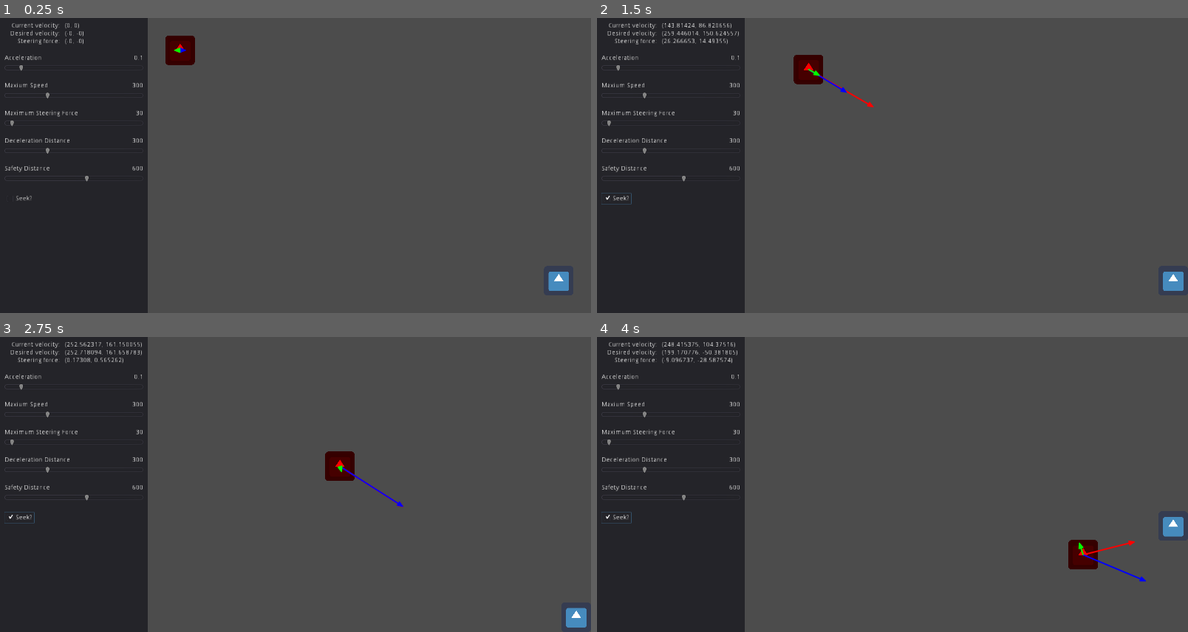
Above: before the commit, frames 1-4 (two rows, left to right).
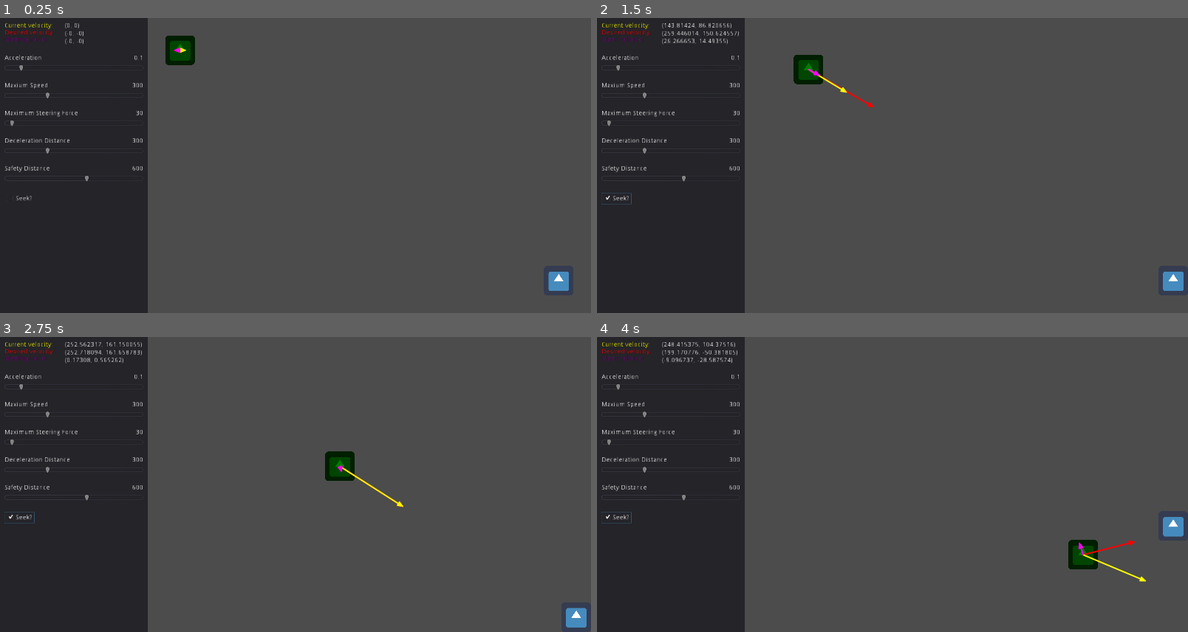
Above: after the commit, the same moments.

Repository: FredoLaPower/steering-behaviors
Game: Godot game, scene res://SeekFlee/SeekFlee.tscn
The game is run twice, just before and just after one commit, with the same random seed, the same clock (stepped at 60 frames per second) and the same inputs. The engine's default icon, where the game draws it, is replaced by a stand-in: a white triangle on a blue panel in a dark square.
Inputs:
- Up to frame 1 (0.25 s): no input
- Up to frame 2 (1.5 s): click "Seek?" at 0.5 s; hold Right (player_right) from 1.28 s (still down)
- Up to frame 3 (2.75 s): release Right (player_right) at 2.03 s; hold Down (player_down) from 2.03 s (still down)
- Up to frame 4 (4 s): release Down (player_down) at 2.78 s; hold Right (player_right) 2.78-3.53 s; hold Up (player_up) from 3.53 s (still down)

The runs differ from the first frame. In frame 1, 0.8% of the frame differs, in the area x 0-33%, y 1-16%; in frame 2, 0.8%; in frame 3, 0.8%, in the area x 0-69%, y 1-58%; in frame 4, 0.8%.

Commit message:
Crafted with love <3

Diff:
--- a/SeekFlee/SeekFlee.tscn
+++ b/SeekFlee/SeekFlee.tscn
@@ -39,7 +39,7 @@
 TARGET = NodePath("../Player")
 
 [node name="Sprite" type="Sprite" parent="Automaton"]
-modulate = Color( 1, 0, 0, 1 )
+modulate = Color( 0, 0.494118, 0, 1 )
 texture = ExtResource( 7 )
 
 [node name="Collider" type="CollisionShape2D" parent="Automaton"]
@@ -58,14 +58,14 @@
 script = ExtResource( 9 )
 PROPERTY_OWNER = NodePath("../..")
 PROPERTY = "current_velocity"
-COLOR = Color( 0, 0, 1, 1 )
+COLOR = Color( 1, 1, 0, 1 )
 AA = true
 
 [node name="SteeringForce" type="Node2D" parent="Automaton/Vectors"]
 script = ExtResource( 9 )
 PROPERTY_OWNER = NodePath("../..")
 PROPERTY = "steering_force"
-COLOR = Color( 0, 1, 0, 1 )
+COLOR = Color( 1, 0, 1, 1 )
 AA = true
 
 [node name="Player" type="KinematicBody2D" parent="."]
@@ -129,15 +129,18 @@
 "_edit_use_anchors_": false
 }
 
-[node name="Labels" type="Label" parent="Control"]
+[node name="Labels" type="RichTextLabel" parent="Control"]
 margin_left = 10.0
 margin_top = 10.0
 margin_right = 130.0
 margin_bottom = 58.0
+bbcode_enabled = true
+bbcode_text = "[color=yellow]Current velocity:[/color]
+[color=red]Desired velocity:[color=blue]
+[color=purple]Steering force:[/color]"
 text = "Current velocity:
 Desired velocity:
 Steering force:"
-align = 2
 __meta__ = {
 "_edit_use_anchors_": false
 }
